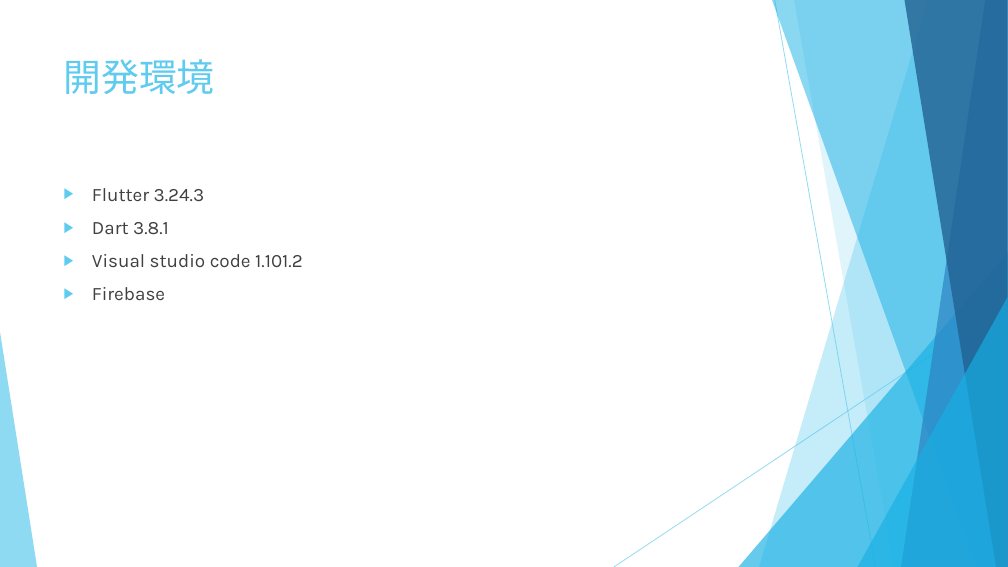
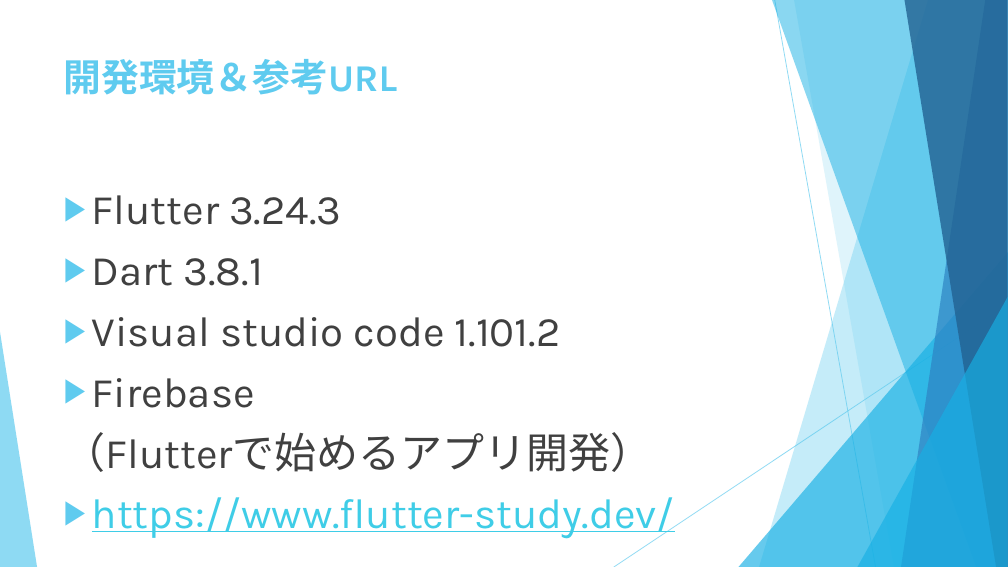
Before and after one commit to TaniIan/flutter_application_1, a slide deck: slide 6 of Todoアプリ_谷維案.pptx. Drawn at 1008x567 pixels with LibreOffice and Linux fonts; fonts in the diff are those of the drawing. Boxes give left, top, right and bottom in pixels: in the first picture for what was removed or moved away, otherwise in the second. Text is boxed around its words. In the diff, an @@ line names an element or a change of style, - is before the commit and + after.

```diff
--- a/Todoアプリ_谷維案.pptx
+++ b/Todoアプリ_谷維案.pptx
@@ title at <box>64,59,398,95</box>: text changed; bold on @@
-開発環境
+開発環境＆参考URL
@@ text at <box>92,195,561,408</box>: size 18 to 40 pt in "Flutter 3.24.3", "Dart 3.8.1", "Visual studio code 1.101.2", "Firebase" @@
@@ text at <box>64,432,675,540</box>: paragraphs added @@
+（Flutterで始めるアプリ開発）
+▶ https://www.flutter-study.dev/
```
Also in this commit, not shown: 6 other slides changed, 2 other files.
